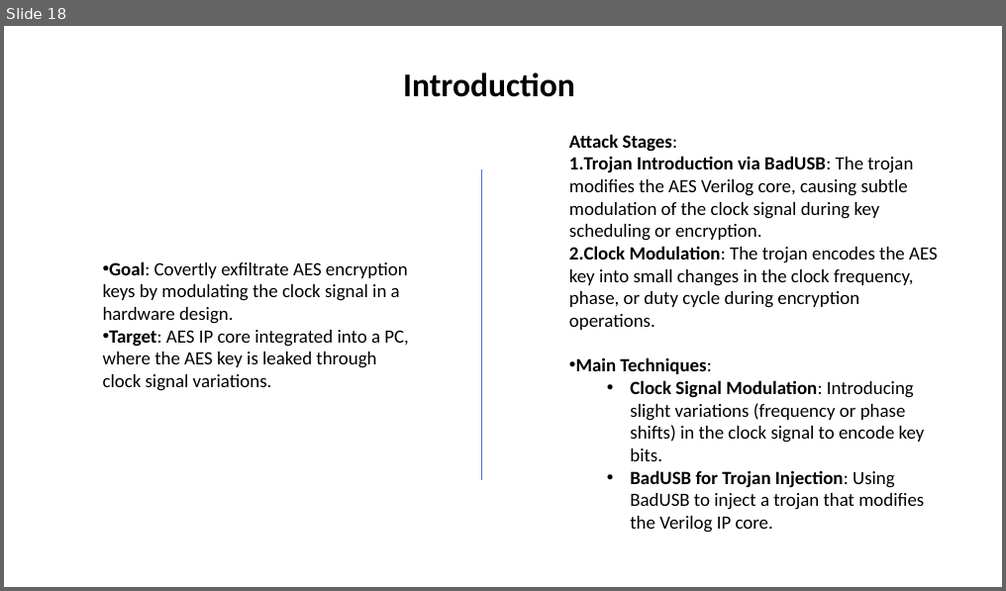
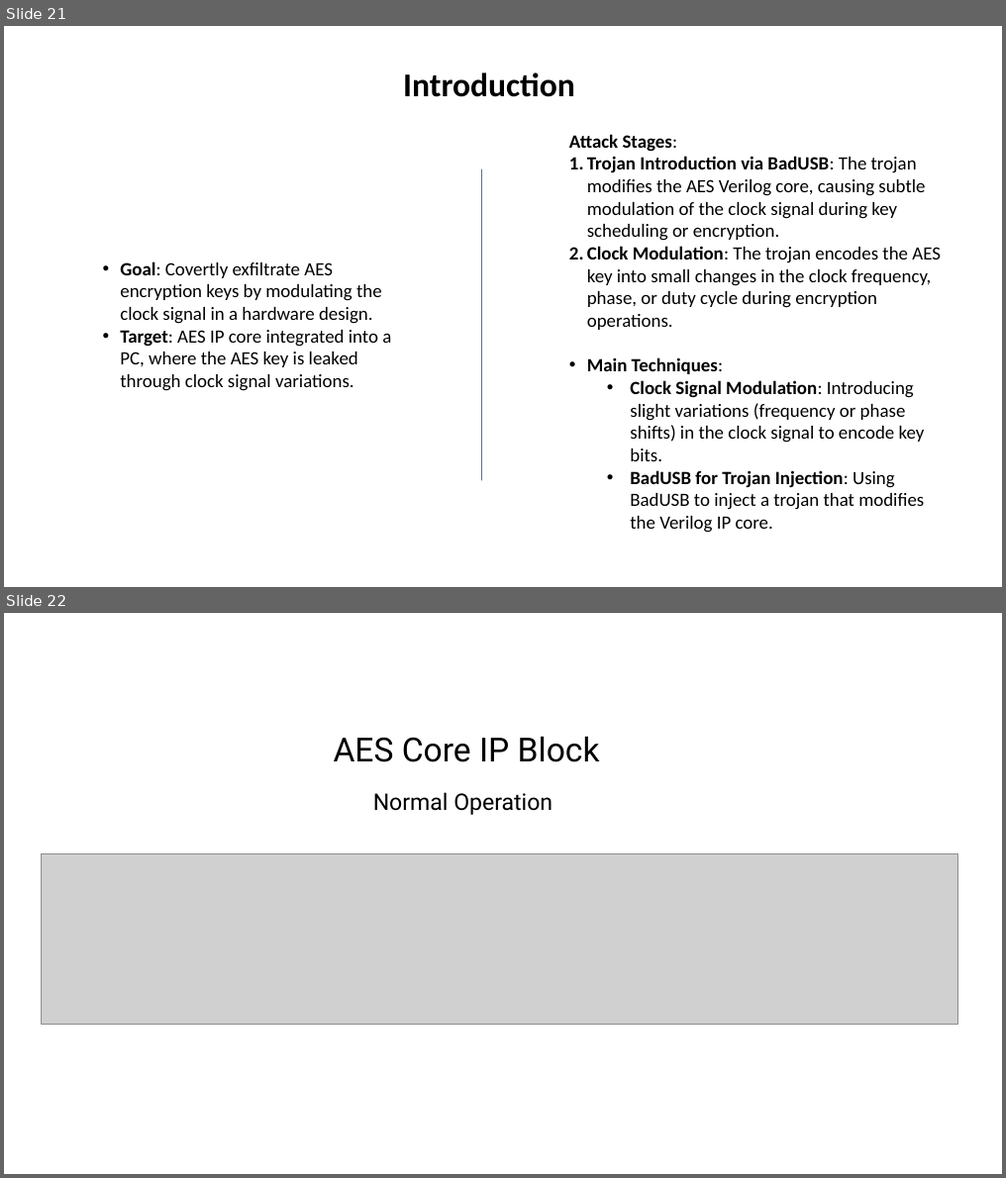
Before and after one commit to Lefteris-B/2024-CSAW, a slide deck: presentations/CSAW_2024_second_stage.pptx. Shown one above the other, each under a label of ours: slide 18 before the commit, slides 21 and 22 after it. The pictures are 1006x591 and 1006x1178 pixels, drawn with LibreOffice and Linux fonts; fonts in the diff are those of the drawing; grey boxes stand for pictures. Boxes give left, top, right and bottom in pixels: in the first picture for what was removed or moved away, otherwise in the second. Text is boxed around its words. In the diff, an @@ line names an element or a change of style, - is before the commit and + after.

```diff
--- a/presentations/CSAW_2024_second_stage.pptx
+++ b/presentations/CSAW_2024_second_stage.pptx
@@ slide 22 added at <box>4,613,1002,1174</box>, background #FFFFFF @@
@@ text added at <box>334,736,600,762</box>, 32 pt, text #000000 @@
+AES Core IP Block
@@ text added at <box>373,792,552,815</box>, 22 pt, text #000000 @@
+Normal Operation
@@ picture added at <box>42,854,958,1025</box> @@
@@ what was slide 18 is now slide 21 @@
@@ slide 21 changed as well @@
@@ text at <box>587,156,941,533</box>: indent changed @@
@@ text "Goal: Covertly exfiltrate AES encryption ..." at <box>120,262,391,391</box>: indent changed @@
```
Also in this commit, not shown: 12 other slides changed, 4 other slides added, 4 other files.
